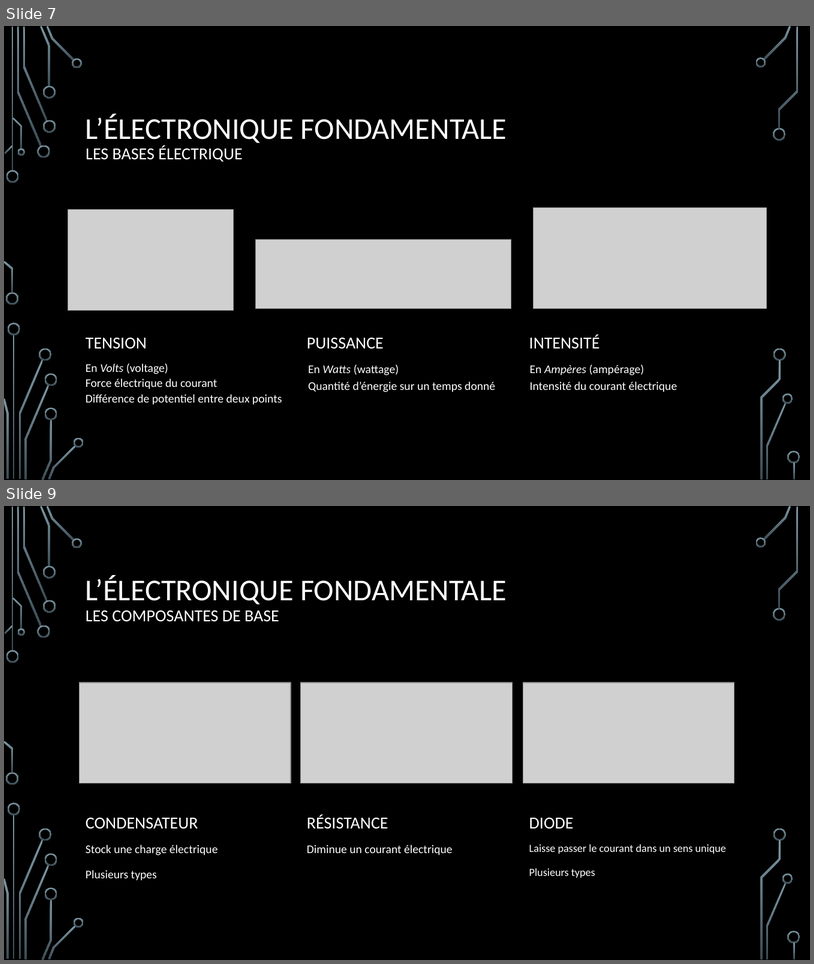
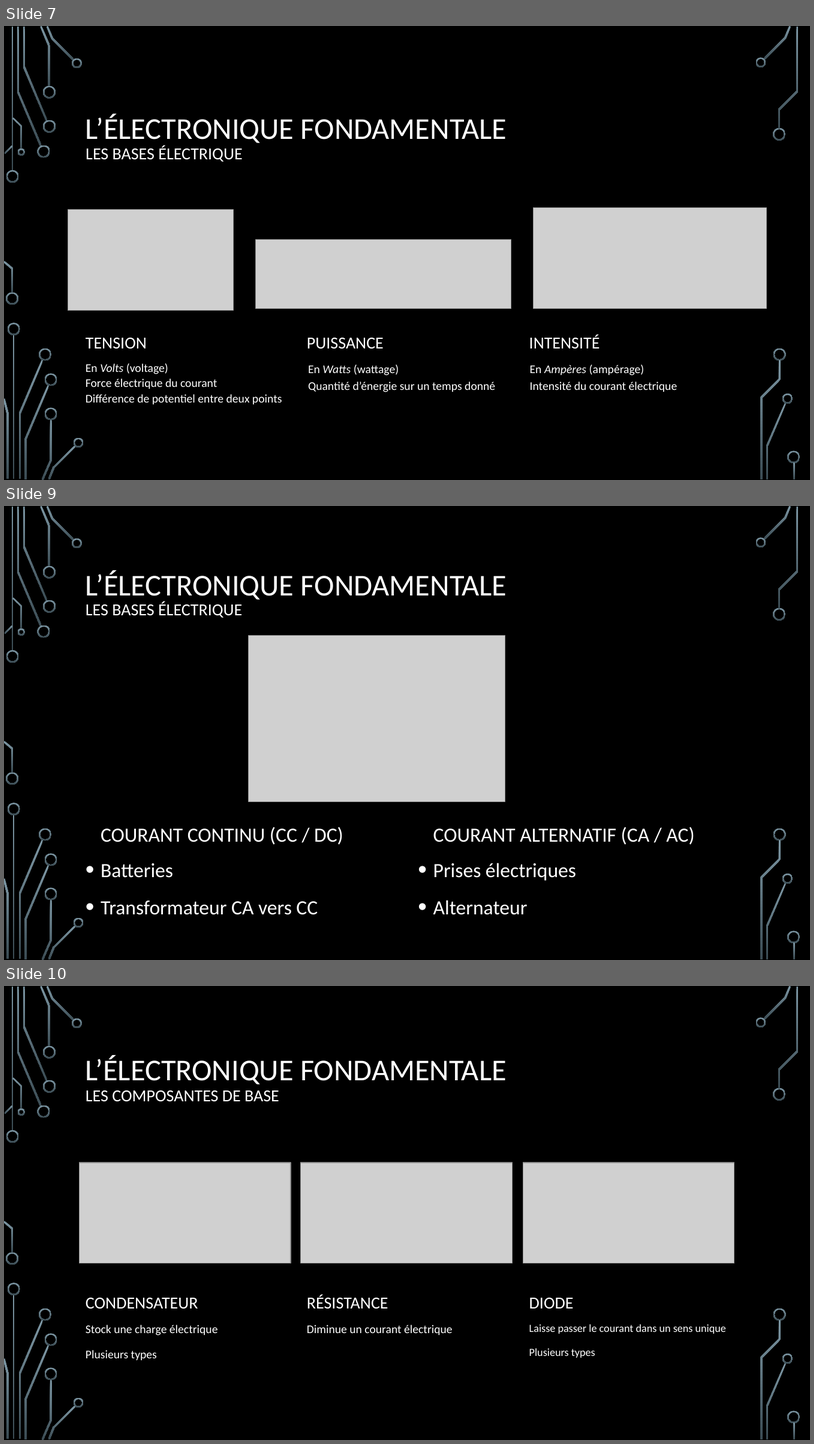
Before and after one commit to charleau/1SH_Veille_Techno, a slide deck: La conception de circuit imprimé.pptx. Shown one above the other, each under a label of ours: slides 7 and 9 before the commit, slides 7, 9 and 10 after it; the slides between them are not shown. The pictures are 814x964 and 814x1444 pixels, drawn with LibreOffice and Linux fonts; fonts in the diff are those of the drawing; grey boxes stand for pictures; background and template pictures are left out. Boxes give left, top, right and bottom in pixels: in the first picture for what was removed or moved away, otherwise in the second. Text is boxed around its words. In the diff, an @@ line names an element or a change of style, - is before the commit and + after.

```diff
--- a/La conception de circuit imprimé.pptx
+++ b/La conception de circuit imprimé.pptx
@@ slide 9 added at [4,506,810,960], background picture (left out); not listed: 36 template elements that a slide beside it also shows @@
@@ title added at [86,571,507,603], 36 pt, text #FFFFFF @@
+L’ÉLECTRONIQUE FONDAMENTALE
@@ text added at [86,601,242,618], 20 pt, text #FFFFFF @@
+LES BASES ÉLECTRIQUE
@@ picture added at [248,635,506,801] @@
@@ text added at [101,826,344,844], 24 pt, text #FFFFFF @@
+COURANT CONTINU (CC / DC)
@@ text added at [434,826,695,844], 24 pt, text #FFFFFF @@
+COURANT ALTERNATIF (CA / AC)
@@ text added at [101,863,318,915], 24 pt, text #FFFFFF @@
+• Batteries
+• Transformateur CA vers CC
@@ text added at [434,862,576,915], 24 pt, text #FFFFFF @@
+• Prises électriques
+• Alternateur
@@ what was slide 9 is now slide 10 @@
```
Also in this commit, not shown: 4 slides changed.
